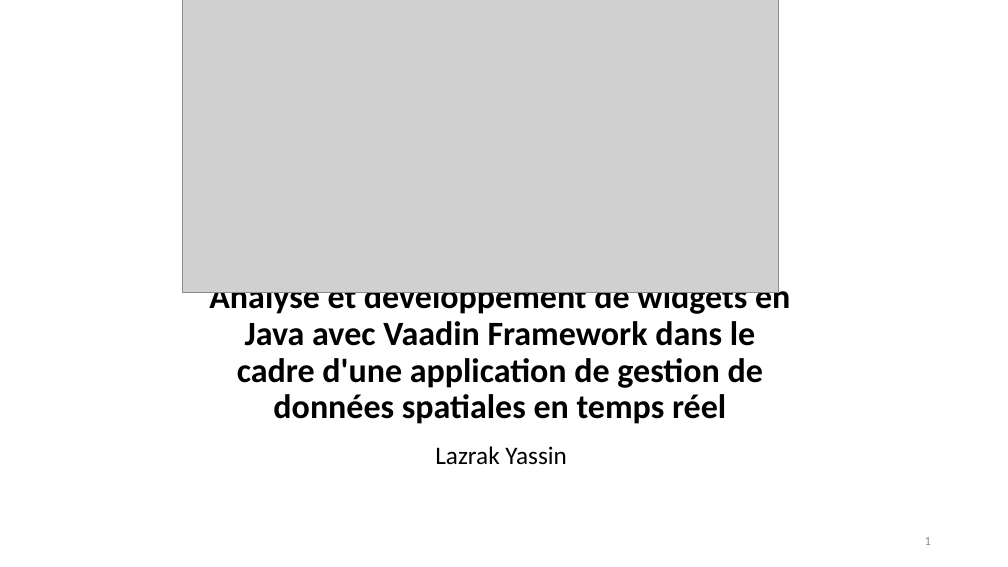
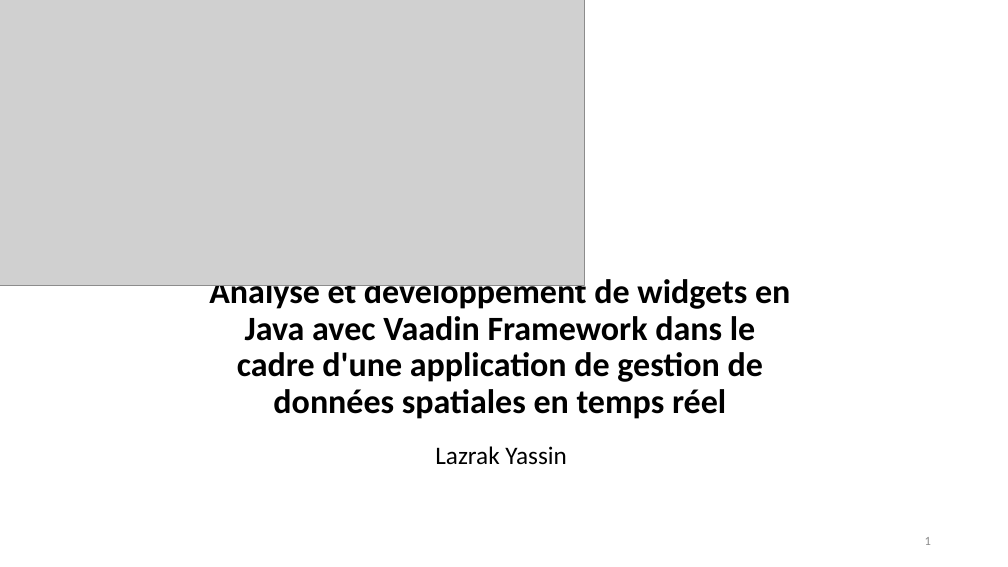
Before and after one commit to etu26048/TFE, a slide deck: slide 1 of DéfenseOrale.pptx. Drawn at 1008x567 pixels with LibreOffice and Linux fonts; fonts in the diff are those of the drawing; grey boxes stand for pictures; background and template pictures are left out. Boxes give left, top, right and bottom in pixels: in the first picture for what was removed or moved away, otherwise in the second. Text is boxed around its words. In the diff, an @@ line names an element or a change of style, - is before the commit and + after.

```diff
--- a/DéfenseOrale.pptx
+++ b/DéfenseOrale.pptx
@@ picture resized from (x1=183, y1=0, x2=778, y2=293) to (x1=0, y1=0, x2=585, y2=286) @@
@@ title "Analyse et développement de widgets ..." moved from (x1=209, y1=280, x2=790, y2=424) to (x1=209, y1=275, x2=790, y2=419) @@
```
Also in this commit, not shown: 3 other slides changed, 23 slides added, 5 slides removed.
